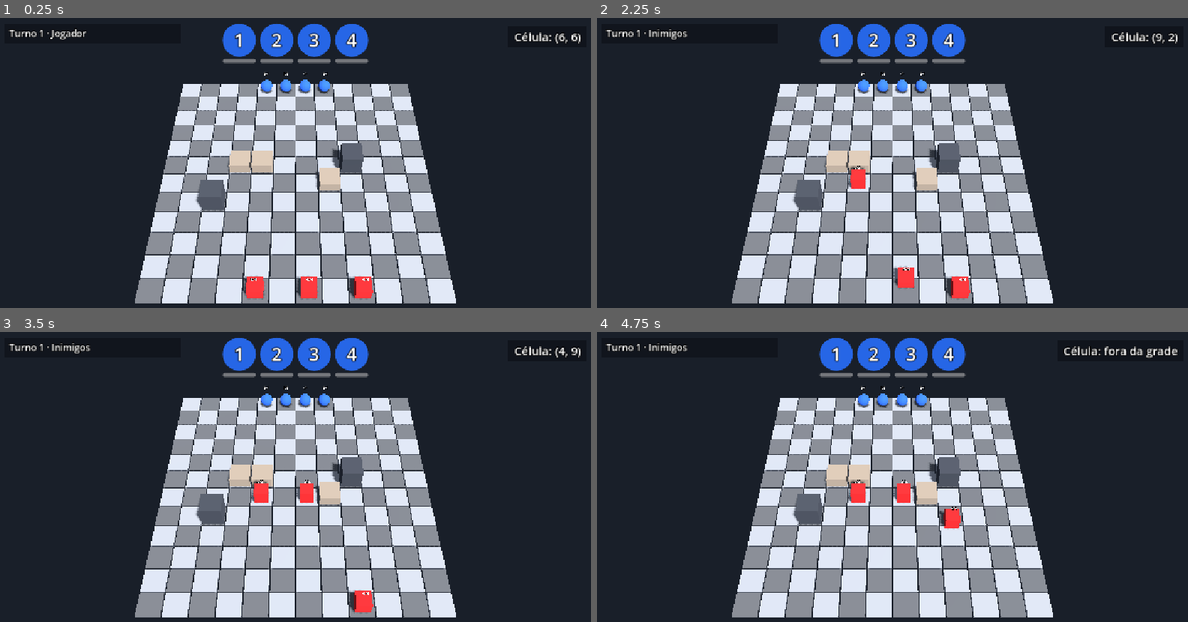
Above: before the commit, frames 1-4 (two rows, left to right).
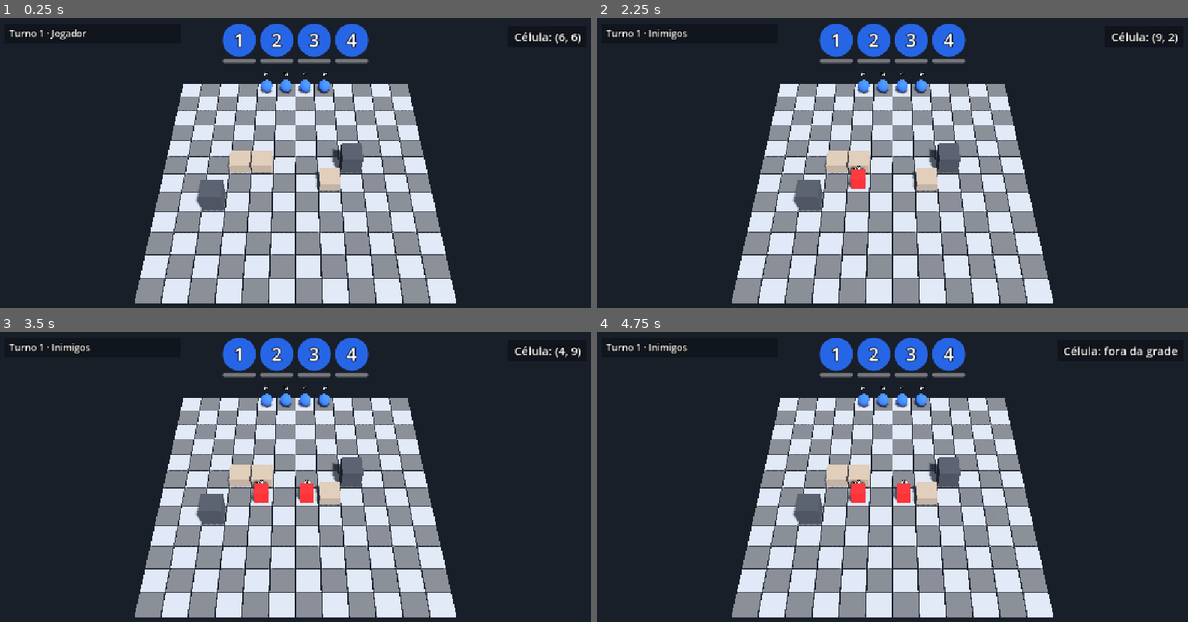
Above: after the commit, the same moments.

Repository: lcf-fernandes/codeName_Phantom1
Game: Godot game, scene res://scenes/tactical/maps/test_level.tscn
Two runs of this game, one before a commit and one after it. Both use one fixed random seed, a clock stepped at 60 frames per second and the inputs below.
Inputs (mouse positions are in pixels of both pictures, inside the frame that each line leads up to):
- Up to frame 1 (0.25 s): no input
- Up to frame 2 (2.25 s): tap Enter at 0.5, 1.35 s; move the mouse to (1022, 168) at 0.52 s; tap R at 0.6 s; click (1022, 168) at 0.67 s; move the mouse to (774, 203) at 1.27 s; click (774, 203) at 1.42 s; move the mouse to (951, 110) at 2.02 s; tap Keypad Enter at 2.1 s; click (951, 110) at 2.17 s
- Up to frame 3 (3.5 s): move the mouse to (265, 566) at 2.77 s; tap 1 at 2.85 s; click (265, 566) at 2.92 s
- Up to frame 4 (4.75 s): move the mouse to (1069, 549) at 3.52 s; tap 2 at 3.6 s; click (1069, 549) at 3.67 s; move the mouse to (715, 448) at 4.27 s; tap 3 at 4.35 s; click (715, 448) at 4.42 s

The runs differ from the first frame. In frame 1, 0.8% of the frame differs, in the area x 40-64%, y 88-98%; in frame 2, 0.5%; in frame 3, 0.3%; in frame 4, 0.2%.

Commit message:
Fog of war: inimigos fora da visao ficam escondidos

Diff:
--- a/scripts/tactical/vision/vision_system.gd
+++ b/scripts/tactical/vision/vision_system.gd
@@ -16,6 +16,8 @@
 @export var turn_manager_path: NodePath = ^"../TurnManager"
 ## Quando verdadeiro, imprime uma linha sempre que a lista de inimigos visíveis muda.
 @export var debug_vision_report: bool = true
+## Quando verdadeiro, os inimigos que o esquadrão não enxerga ficam escondidos (névoa de guerra).
+@export var fog_enabled: bool = true
 
 ## Emitido quando o conjunto de células visíveis muda em relação ao cálculo anterior.
 signal visibility_changed
@@ -131,6 +133,17 @@
 	if changed:
 		visibility_changed.emit()
 	_report_visible_enemies()
+	# Sempre, mesmo sem mudar o conjunto: um inimigo pode ficar escondido só por se mover.
+	_apply_fog()
+
+
+# Esconde (ou mostra) cada inimigo vivo conforme o esquadrão o enxerga.
+func _apply_fog() -> void:
+	for node: Node in get_tree().get_nodes_in_group(UNITS_GROUP):
+		var enemy: Unit = node as Unit
+		if enemy == null or enemy.team != Unit.Team.ENEMY or enemy.hp <= 0:
+			continue
+		enemy.set_fogged(fog_enabled and not is_unit_visible(enemy))
 
 
 # Conecta os sinais das unidades e do TurnManager e faz o primeiro cálculo.
--- a/scripts/units/unit.gd
+++ b/scripts/units/unit.gd
@@ -85,6 +85,13 @@
 ## Verdadeiro enquanto a unidade está em Vigilância; volta a falso em reset_actions().
 var is_overwatching: bool = false
 
+## Verdadeiro enquanto a unidade está escondida pela névoa de guerra (ver set_fogged).
+var is_fogged: bool = false
+
+# Camada de colisão original do Hitbox, guardada na primeira vez que a névoa o desliga.
+var _hitbox_layer: int = 0
+var _hitbox_layer_saved: bool = false
+
 # Anel de Vigilância, criado em código na primeira vez que é preciso.
 var _overwatch_marker: MeshInstance3D = null
 
@@ -243,6 +250,26 @@
 func consume_overwatch() -> void:
 	is_overwatching = false
 	_update_overwatch_marker()
+
+
+## Esconde ou mostra a unidade pela névoa de guerra: muda `visible` da raiz e, no Hitbox, zera a
+## camada de colisão ao esconder (guardando a original) e a restaura ao mostrar. Não faz nada se a
+## unidade está morrendo (hp <= 0) ou se o valor não mudou.
+func set_fogged(value: bool) -> void:
+	if hp <= 0:
+		return
+	if value == is_fogged:
+		return
+	is_fogged = value
+	visible = not value
+
+	var hitbox: CollisionObject3D = get_node_or_null("Hitbox") as CollisionObject3D
+	if hitbox == null:
+		return
+	if not _hitbox_layer_saved:
+		_hitbox_layer = hitbox.collision_layer
+		_hitbox_layer_saved = true
+	hitbox.collision_layer = 0 if value else _hitbox_layer
 
 
 # Mostra o anel laranja enquanto is_overwatching for verdadeiro e o esconde caso contrário.
